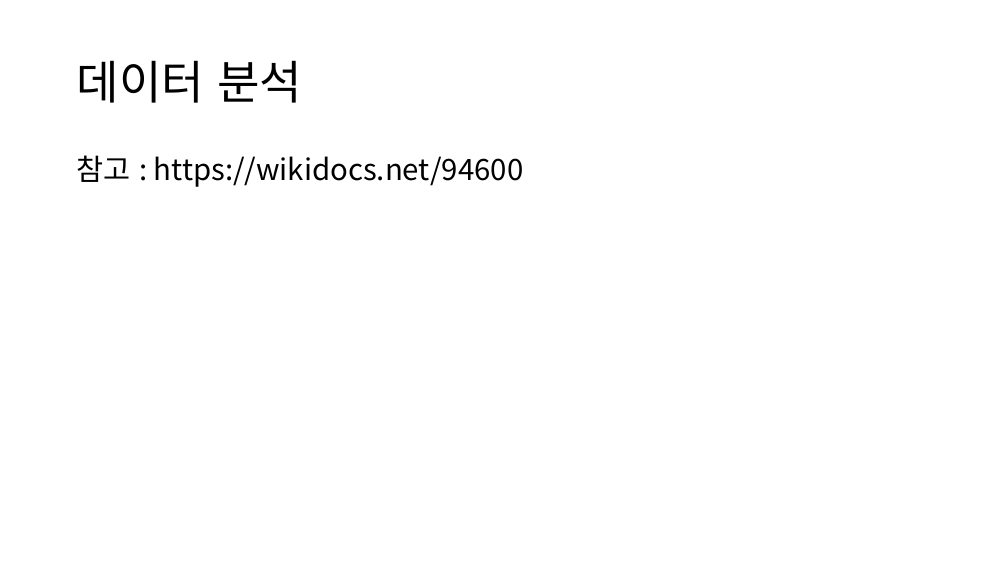
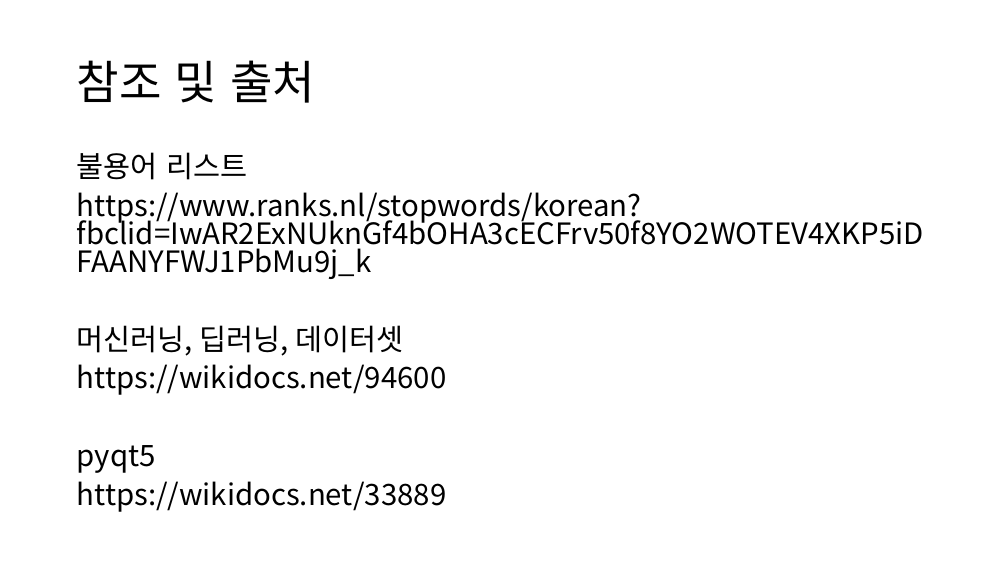
Before and after one commit to katimere15/coupang_pj, a slide deck: slide 12 of written_plan/쿠팡 상품평 분석 레이아웃.pptx (slide 13 before the commit). Drawn at 1008x567 pixels with LibreOffice and Linux fonts; fonts in the diff are those of the drawing. Boxes give left, top, right and bottom in pixels: in the first picture for what was removed or moved away, otherwise in the second. Text is boxed around its words. In the diff, an @@ line names an element or a change of style, - is before the commit and + after.

```diff
--- a/written_plan/쿠팡 상품평 분석 레이아웃.pptx
+++ b/written_plan/쿠팡 상품평 분석 레이아웃.pptx
@@ title at <box>77,60,315,103</box>: text changed @@
-데이터 분석
+참조 및 출처
@@ text at <box>77,152,924,512</box>: text changed @@
-참고 : https://wikidocs.net/94600
+불용어 리스트
+https://www.ranks.nl/stopwords/korean?fbclid=IwAR2ExNUknGf4bOHA3cECFrv50f8YO2WOTEV4XKP5iDFAANYFWJ1PbMu9j_k
+머신러닝, 딥러닝, 데이터셋
+https://wikidocs.net/94600
+pyqt5
+https://wikidocs.net/33889
```
Also in this commit, not shown: 3 other slides changed, 1 slide removed.
